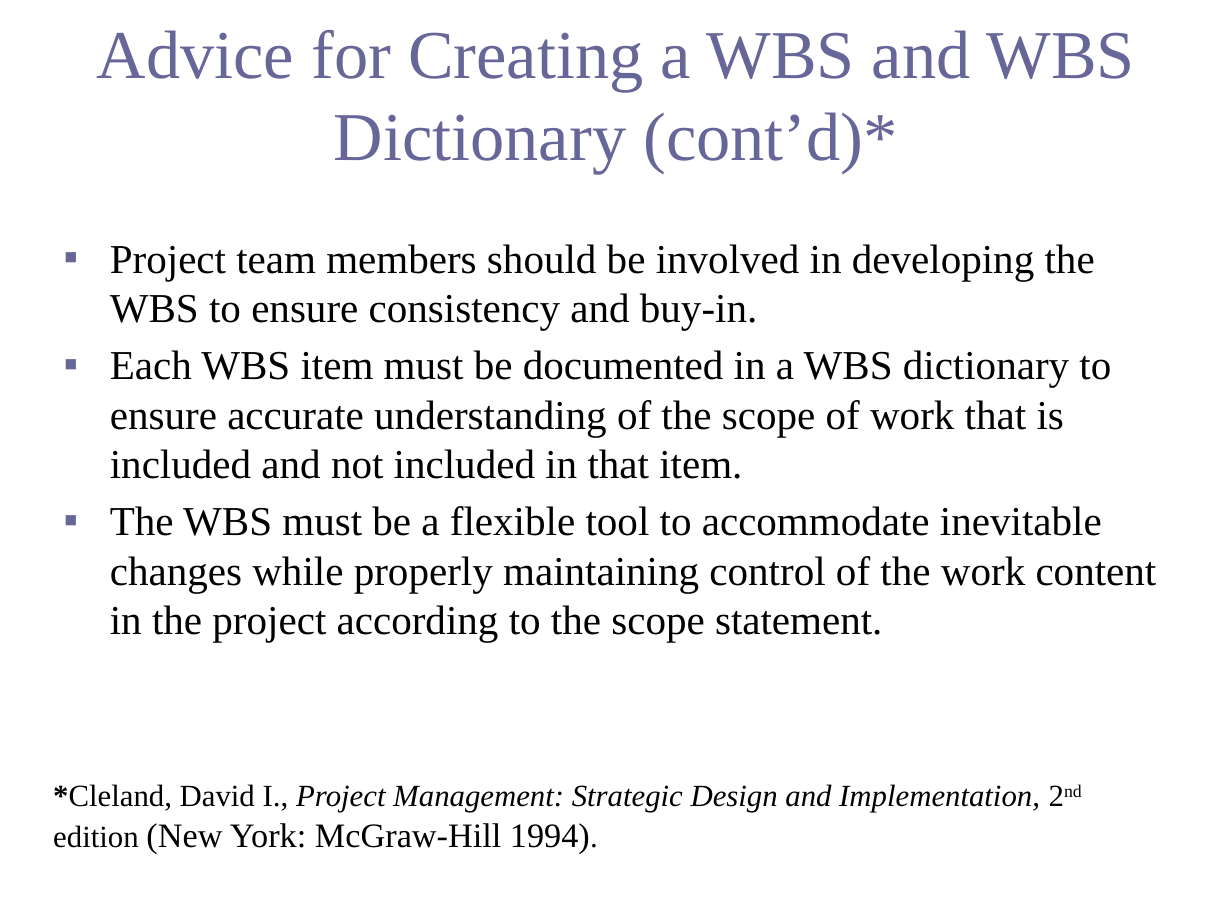
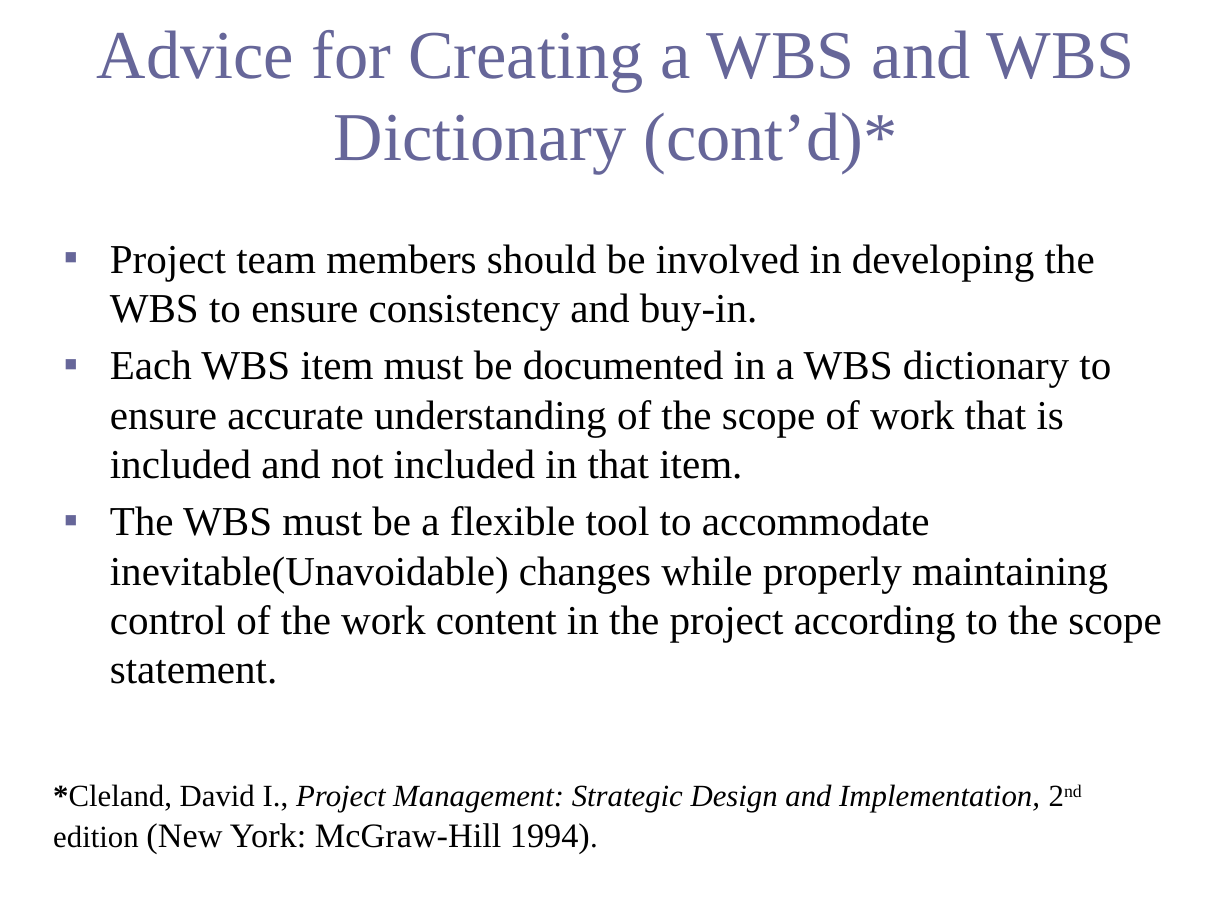
Before and after one commit to ahmedbilal7891/MSCS-2nd-Semester, a slide deck: slide 21 of BM-727_Project Management/BooksAndNotes/PM 4- Project Scope Mgt.pptx. Drawn at 1232x924 pixels with LibreOffice and Linux fonts; fonts in the diff are those of the drawing. Boxes give left, top, right and bottom in pixels: in the first picture for what was removed or moved away, otherwise in the second. Text is boxed around its words. In the diff, an @@ line names an element or a change of style, - is before the commit and + after.

```diff
--- a/BM-727_Project Management/BooksAndNotes/PM 4- Project Scope Mgt.pptx
+++ b/BM-727_Project Management/BooksAndNotes/PM 4- Project Scope Mgt.pptx
@@ text at <box>110,506,1161,684</box>: text changed @@
-▪ The WBS must be a flexible tool to accommodate inevitable changes while properly maintaining control of the work content in the project according to the scope statement.
+▪ The WBS must be a flexible tool to accommodate inevitable(Unavoidable) changes while properly maintaining control of the work content in the project according to the scope statement.
```
Also in this commit, not shown: 3 other slides changed, 12 other files.
